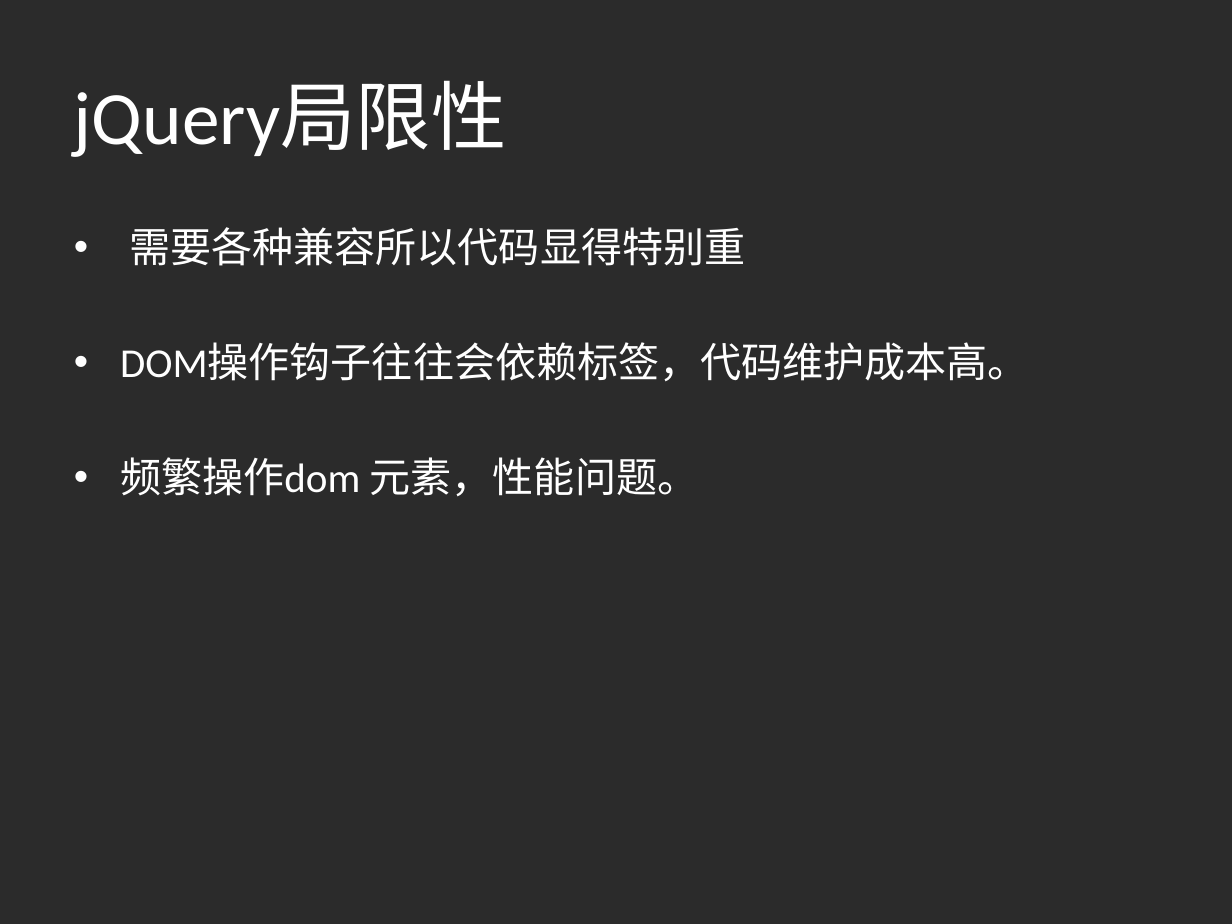
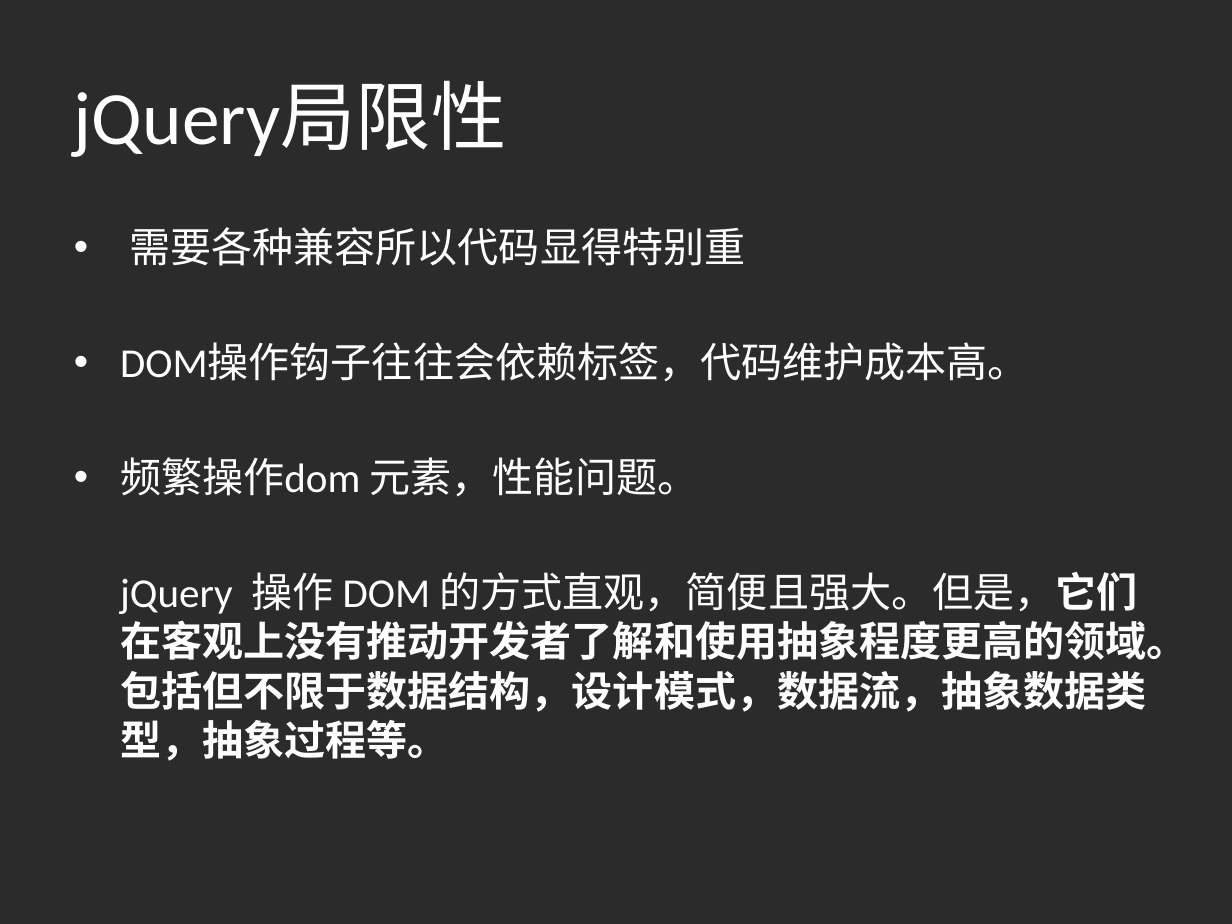
Before and after one commit to SunshowerC/ppts, a slide deck: slide 13 of markdown/publish3.pptx. Drawn at 1232x924 pixels with LibreOffice and Linux fonts; fonts in the diff are those of the drawing; background and template pictures are left out; a plain dark background stands for a picture behind light text. Boxes give left, top, right and bottom in pixels: in the first picture for what was removed or moved away, otherwise in the second. Text is boxed around its words. In the diff, an @@ line names an element or a change of style, - is before the commit and + after.

Commit message:
final ppt

```diff
--- a/markdown/publish3.pptx
+++ b/markdown/publish3.pptx
@@ text at [120,572,1188,761]: paragraph added @@
+jQuery 操作 DOM 的方式直观，简便且强大。但是，它们在客观上没有推动开发者了解和使用抽象程度更高的领域。包括但不限于数据结构，设计模式，数据流，抽象数据类型，抽象过程等。
```
Also in this commit, not shown: 3 other slides changed, 4 other files.
